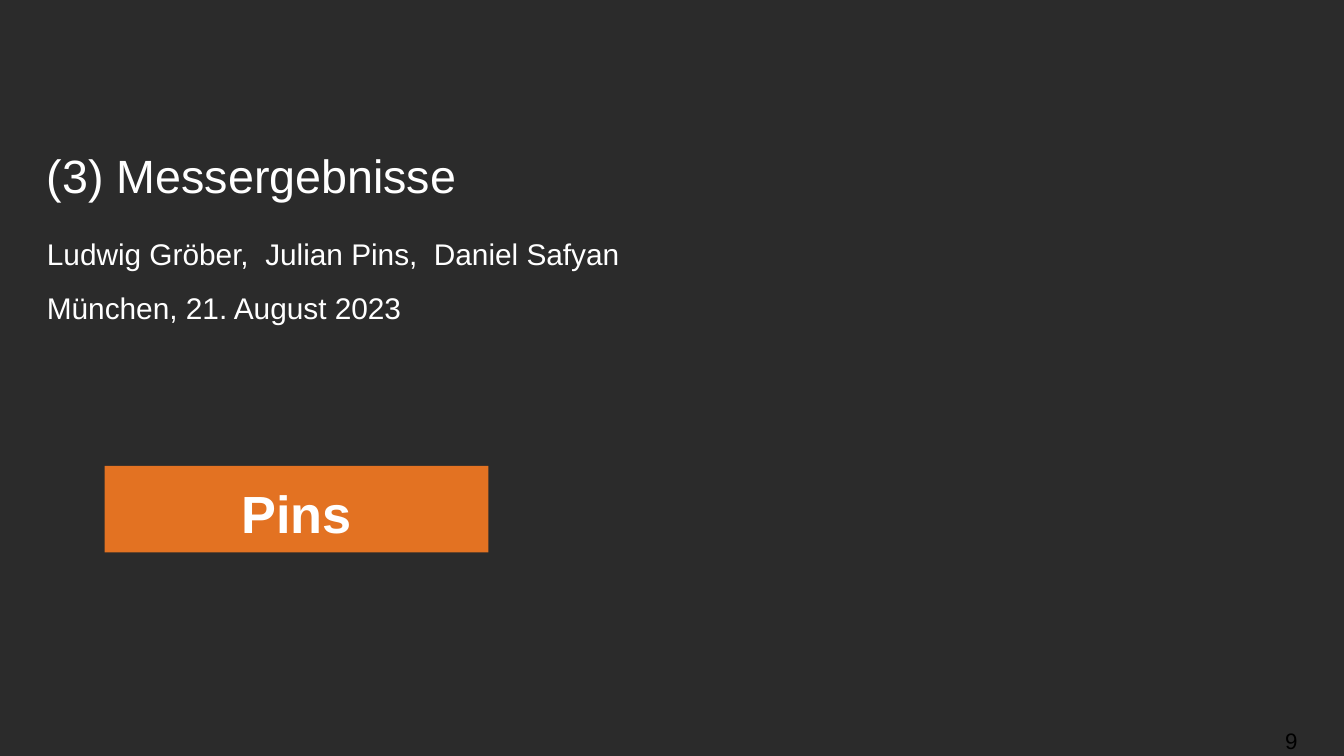
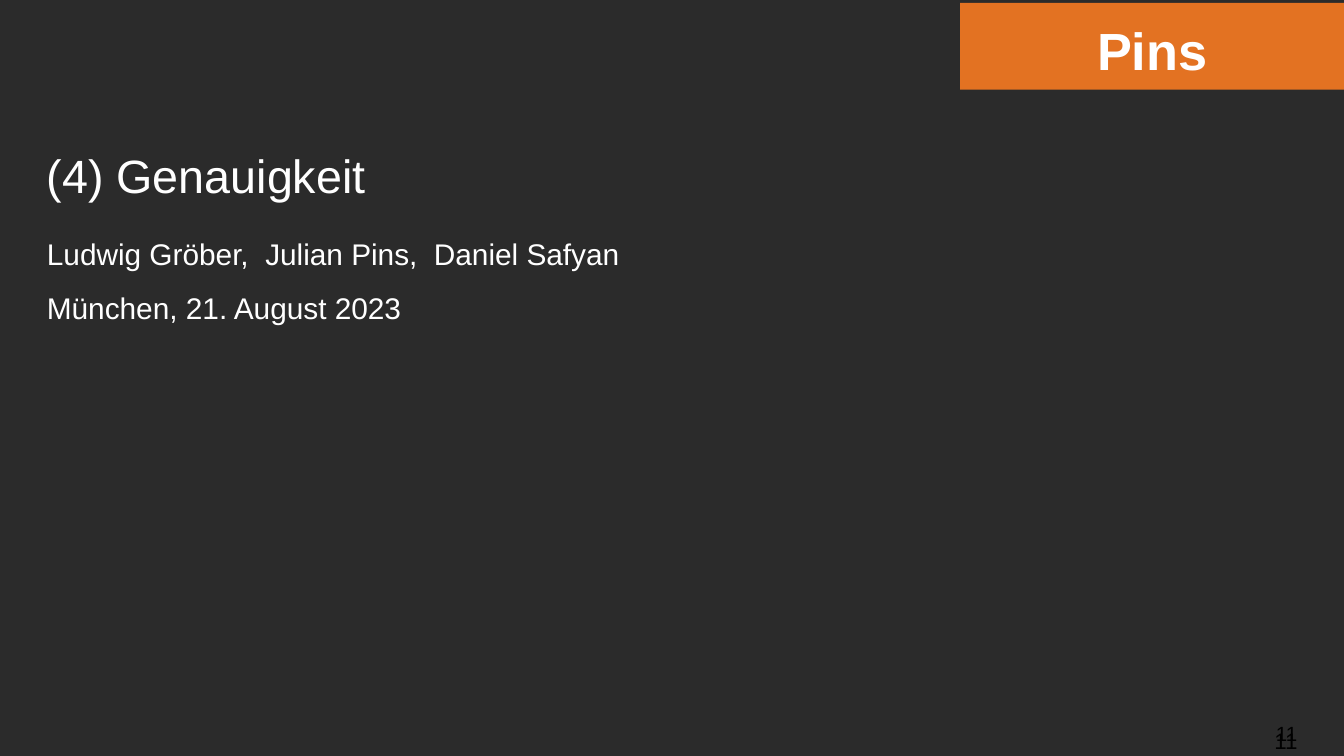
Before and after one commit to ludwiggr/ArSinH, a slide deck: slide 11 of Vortrag/Vortrag.pptx (slide 9 before the commit). Drawn at 1344x756 pixels with LibreOffice and Linux fonts; fonts in the diff are those of the drawing; background and template pictures are left out; a plain dark background stands for a picture behind light text. Boxes give left, top, right and bottom in pixels: in the first picture for what was removed or moved away, otherwise in the second. Text is boxed around its words. In the diff, an @@ line names an element or a change of style, - is before the commit and + after.

```diff
--- a/Vortrag/Vortrag.pptx
+++ b/Vortrag/Vortrag.pptx
@@ rectangle "Pins": place and size @@
-rectangle "Pins" at (105, 466, 489, 552)
+rectangle "Pins" at (960, 3, 1344, 89)
@@ title at (47, 159, 366, 202): text changed @@
-(3) Messergebnisse
+(4) Genauigkeit
@@ page number added at (1274, 732, 1297, 749), 11 pt, text #000000 @@
+11
@@ page number at (1276, 727, 1297, 746): text changed @@
-9
+11
```
Also in this commit, not shown: 12 other slides changed, 4 slides added, 1 slide removed.
